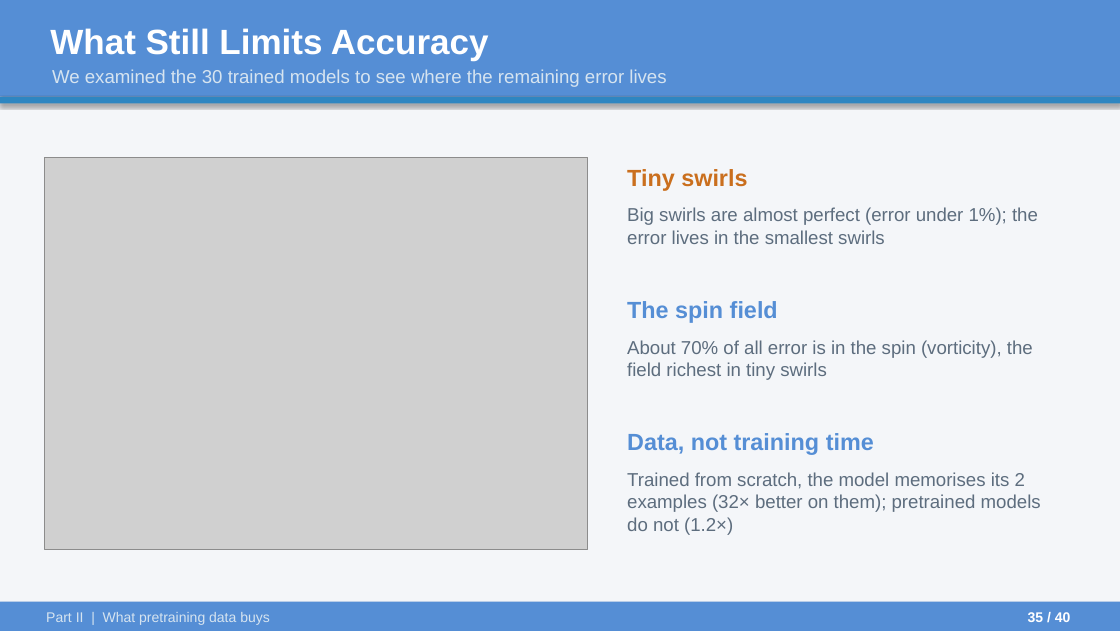
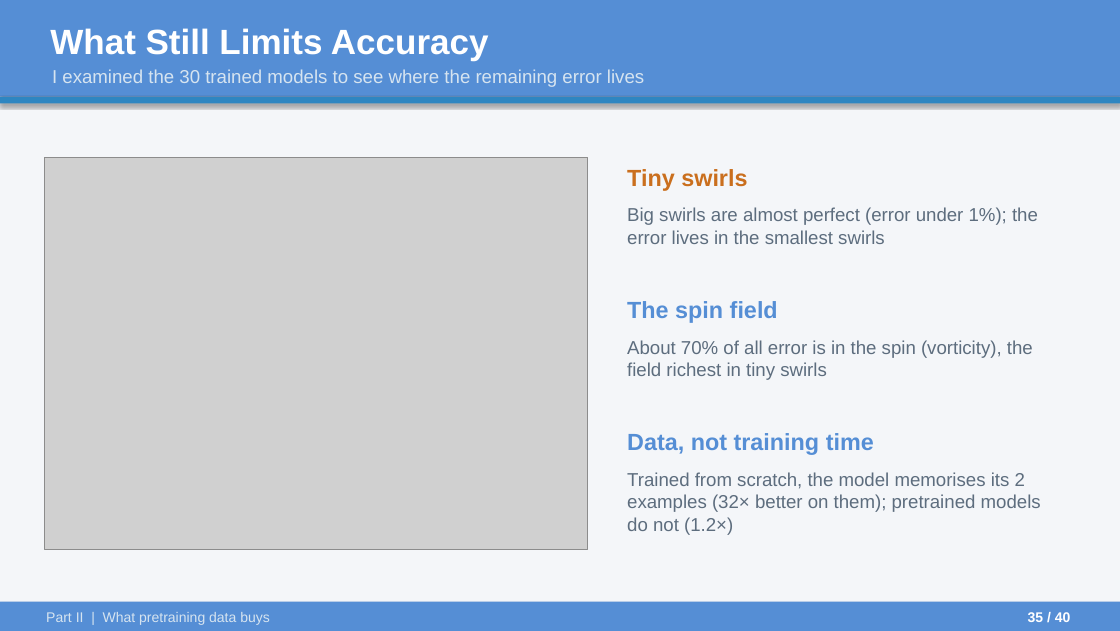
Before and after one commit to ARYAMANN7279/aurora-from-scratch-jax, a slide deck: slide 35 of UGP_Final/UGP_Final_Presentation.pptx. Drawn at 1120x631 pixels with LibreOffice and Linux fonts; fonts in the diff are those of the drawing; grey boxes stand for pictures. Boxes give left, top, right and bottom in pixels: in the first picture for what was removed or moved away, otherwise in the second. Text is boxed around its words. In the diff, an @@ line names an element or a change of style, - is before the commit and + after.

```diff
--- a/UGP_Final/UGP_Final_Presentation.pptx
+++ b/UGP_Final/UGP_Final_Presentation.pptx
@@ text at [52, 69, 644, 87]: text changed @@
-We examined the 30 trained models to see where the remaining error lives
+I examined the 30 trained models to see where the remaining error lives
```
Also in this commit, not shown: 19 other slides changed, 2 other files.
